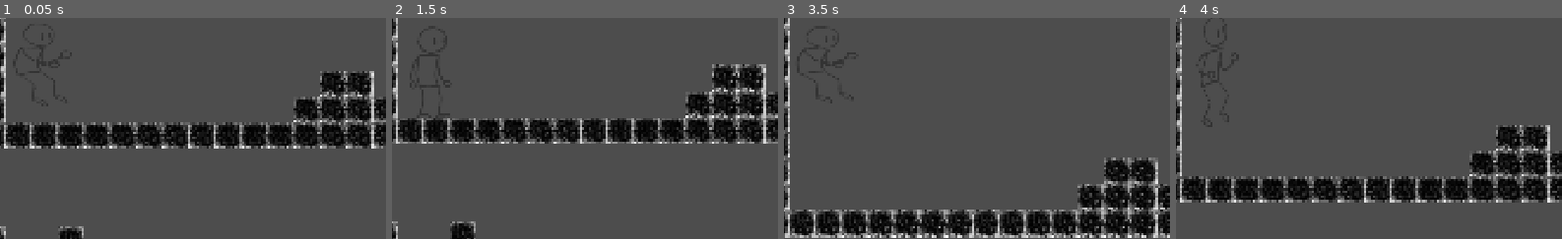
Above: before the commit, frames 1-4 (left to right).
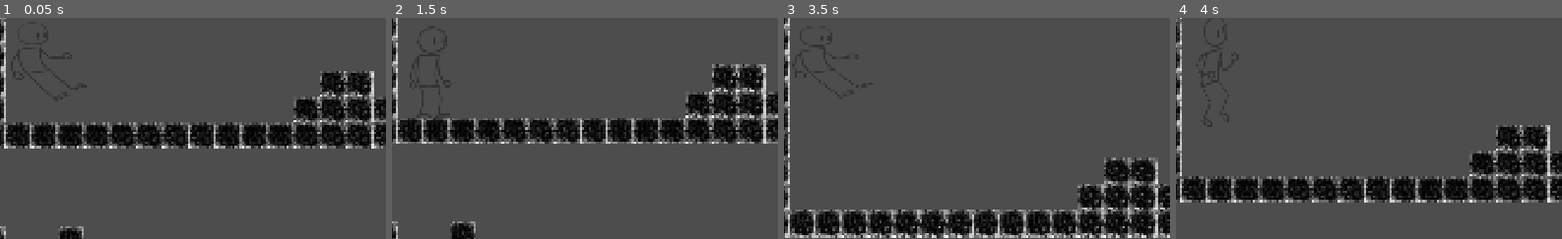
Above: after the commit, the same moments.

Repository: YhagoTomasini/Exlabers_Felpojam_026
Game: Godot game, scene res://Cenas/sala_de_testes.tscn
Same seed, same stepped clock (60 frames per second), same inputs: the game is played once before the commit and once after it. The engine's default icon, where the game draws it, is replaced by a stand-in: a white triangle on a blue panel in a dark square.
Inputs (mouse positions are % of the whole screen's width and height, from its top left):
- Up to frame 1 (0.05 s): no input
- Up to frame 2 (1.5 s): tap Enter at 0.5 s; move the mouse to (71, 45) at 0.52 s; hold E (UI_move_right) from 0.53 s (still down); click (71, 45) at 0.6 s; tap Up (ui_up) at 0.77 s; move the mouse to (29, 55) at 1.27 s; right-click (29, 55) at 1.35 s
- Up to frame 3 (3.5 s): tap Up (ui_up) at 1.52, 3.02 s; move the mouse to (59, 28) at 2.02 s; release E (UI_move_right) at 2.03 s; hold Q (UI_move_left) 2.03-2.78 s; click (59, 28) at 2.1 s; tap Space at 2.75 s; move the mouse to (44, 70) at 2.77 s; hold E (UI_move_right) from 2.78 s (still down); right-click (44, 70) at 2.85 s
- Up to frame 4 (4 s): keep holding E (UI_move_right); move the mouse to (80, 65) at 3.52 s; click (80, 65) at 3.6 s; tap Up (ui_up) at 3.77 s
The pictures show only the part of the screen within x 44-94%, y 39-89%; the shares and areas given below are measured in that part.

The runs differ from the first frame. In frame 1, 0.4% of the frame differs, in the area x 2-23%, y 3-40%; in frame 2, nothing differs; in frame 3, 0.3%; in frame 4, nothing differs.

Commit message:
comecei a programar o audio manager

Diff:
--- /dev/null
+++ b/felpojams-dos-exlabers/Cenas/audio_manager.tscn
@@ -0,0 +1,7 @@
+[gd_scene load_steps=2 format=3 uid="uid://iavy8kf34yx5"]
+
+[ext_resource type="Script" uid="uid://dl6macd4ir4n2" path="res://Codigos/audio_manager.gd" id="1_86yo6"]
+
+[node name="AudioManager" type="Node2D"]
+script = ExtResource("1_86yo6")
+sons = null
--- /dev/null
+++ b/felpojams-dos-exlabers/Codigos/SoundEffects.gd
@@ -0,0 +1,28 @@
+class_name SoundEffect
+extends Resource
+
+enum TIPO_DE_SOM {
+	CARIMBO,
+	PASSO,
+	PULO,
+	PULA_PULA,
+	AGUA
+}
+
+@export_range(0, 10) var limite : int = 5
+@export var tipo : TIPO_DE_SOM
+@export var som : AudioStreamMP3
+@export_range(-40, 20) var volume : float = 0
+@export_range(0.0, 4.0, 0.1) var pitch : float = 1.0
+@export_range(0.0, 1.0, 0.01) var pitch_rand : float = 0.0
+
+var aud_quantidade : int
+
+func contar_aud(quantidade : int) -> void:
+	aud_quantidade = max(0, aud_quantidade + quantidade)
+
+func tem_limite() -> bool:
+	return aud_quantidade < limite
+
+func quando_som_acabar() -> void:
+	contar_aud(-1)
--- /dev/null
+++ b/felpojams-dos-exlabers/Codigos/audio_manager.gd
@@ -0,0 +1,18 @@
+extends Node2D
+
+var registroSons : Dictionary = {}
+
+@export var sons : Array[SoundEffect]
+
+
+
+
+
+# Called when the node enters the scene tree for the first time.
+func _ready() -> void:
+	pass # Replace with function body.
+
+
+# Called every frame. 'delta' is the elapsed time since the previous frame.
+func _process(delta: float) -> void:
+	pass
--- a/felpojams-dos-exlabers/Prefabs/personagem_principal.tscn
+++ b/felpojams-dos-exlabers/Prefabs/personagem_principal.tscn
@@ -10,10 +10,6 @@
 [ext_resource type="Texture2D" uid="uid://b00gvf8ti4o8t" path="res://Imagens/player/morte2.png" id="8_y08vd"]
 [ext_resource type="Texture2D" uid="uid://b60ledmekthf8" path="res://Imagens/player/morte3.png" id="9_vq5uy"]
 
-[sub_resource type="AtlasTexture" id="AtlasTexture_0rrra"]
-atlas = ExtResource("2_js6sr")
-region = Rect2(0, 0, 256, 256)
-
 [sub_resource type="AtlasTexture" id="AtlasTexture_p8hgv"]
 atlas = ExtResource("2_js6sr")
 region = Rect2(256, 0, 256, 256)
@@ -113,9 +109,6 @@
 [sub_resource type="SpriteFrames" id="SpriteFrames_7kss6"]
 animations = [{
 "frames": [{
-"duration": 1.0,
-"texture": SubResource("AtlasTexture_0rrra")
-}, {
 "duration": 1.0,
 "texture": SubResource("AtlasTexture_p8hgv")
 }],
Not shown, added: felpojams-dos-exlabers/Codigos/SoundEffects.gd.uid
Not shown, added: felpojams-dos-exlabers/Codigos/audio_manager.gd.uid
Not shown: 1 places in felpojams-dos-exlabers/Prefabs/personagem_principal.tscn that only renumber resources
